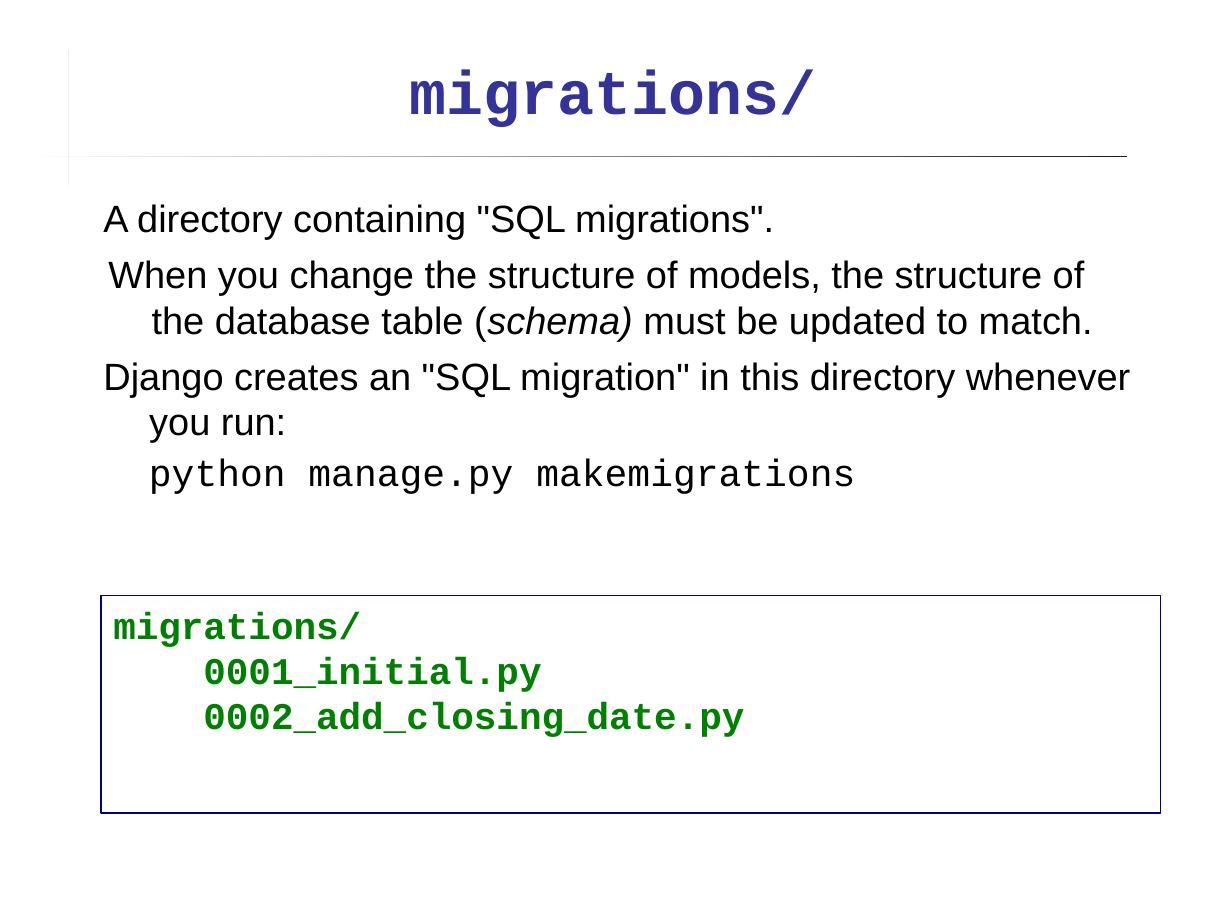
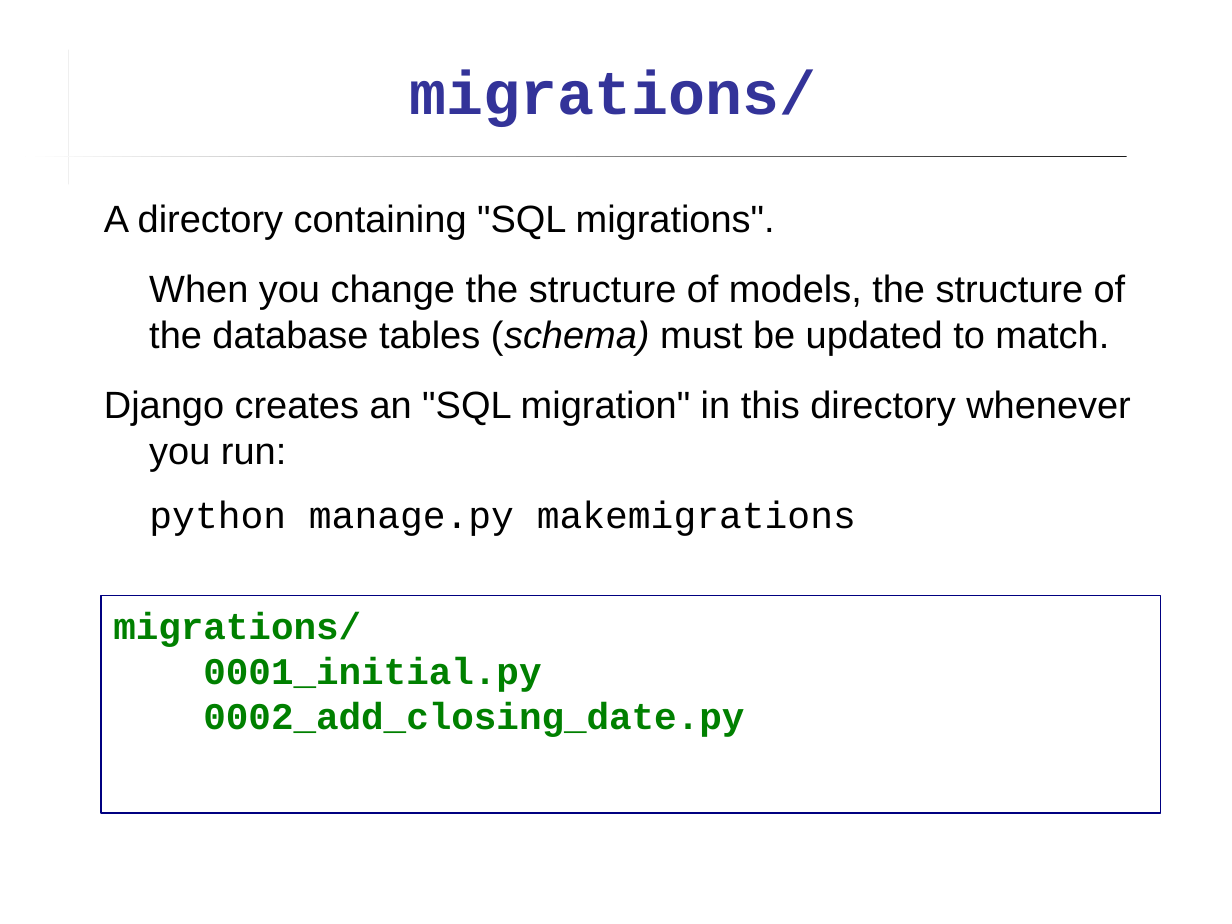
Before and after one commit to cpske/ISP, a slide deck: slide 15 of django/Intro-to-Django.ppt. Drawn at 1232x924 pixels with LibreOffice and Linux fonts; fonts in the diff are those of the drawing. Boxes give left, top, right and bottom in pixels: in the first picture for what was removed or moved away, otherwise in the second. Text is boxed around its words. In the diff, an @@ line names an element or a change of style, - is before the commit and + after.

Commit message:
improve wording in slides

```diff
--- a/django/Intro-to-Django.ppt
+++ b/django/Intro-to-Django.ppt
@@ text at (149, 274, 1126, 355): text changed @@
-When you change the structure of models, the structure of the database table (schema) must be updated to match.
+When you change the structure of models, the structure of the database tables (schema) must be updated to match.
@@ text at (104, 390, 1131, 536): more space between paragraphs @@
```
Also in this commit, not shown: 9 other slides changed, 4 other files.
